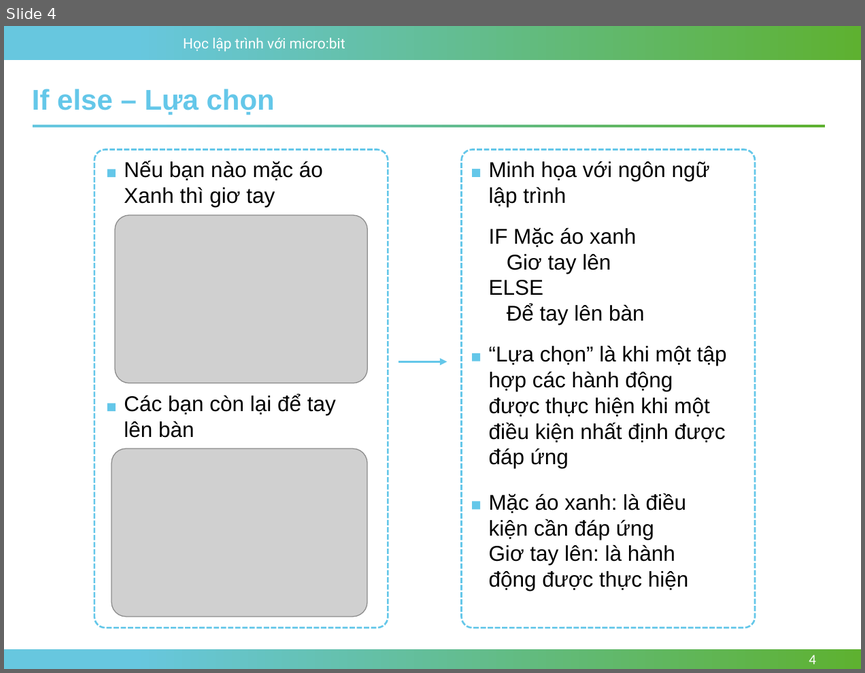
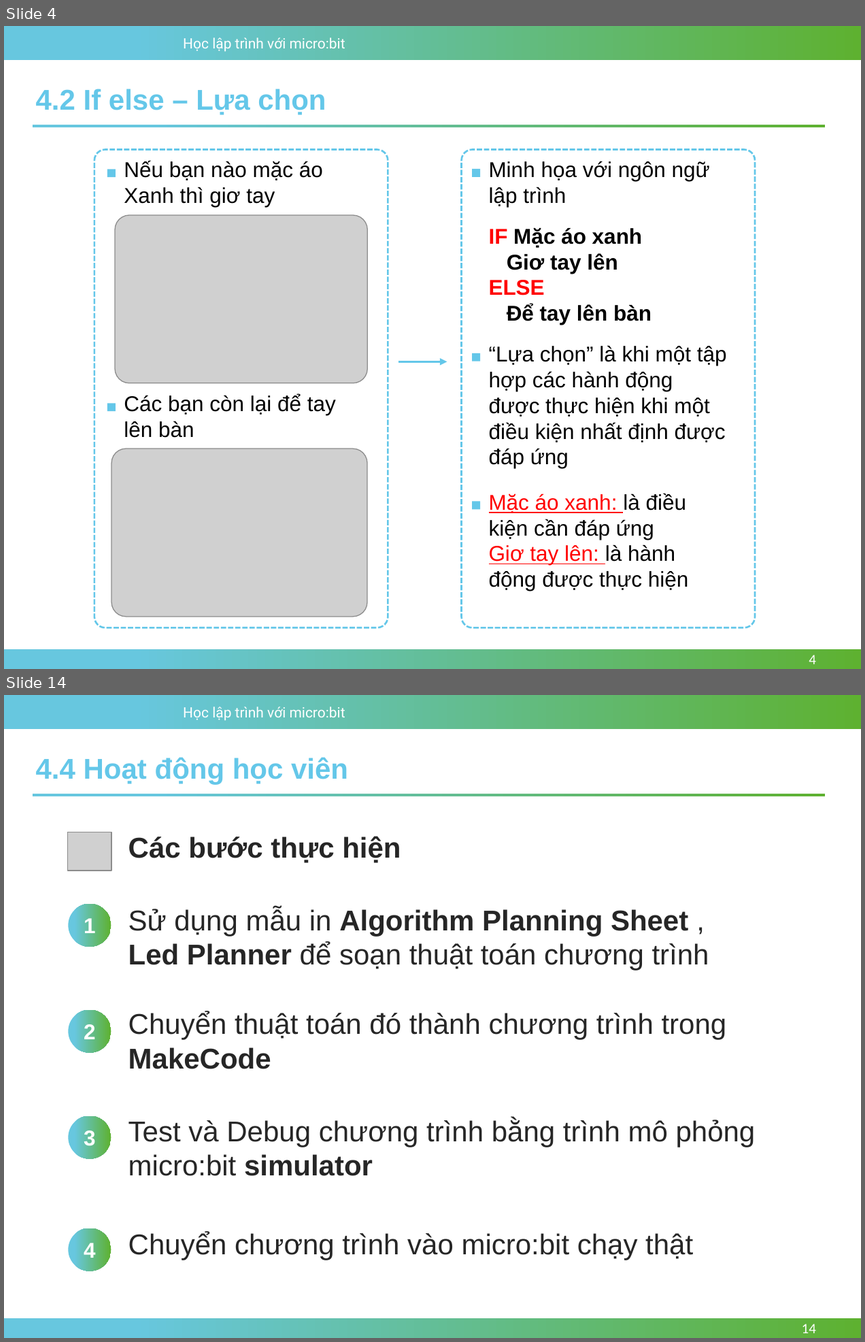
Before and after one commit to nhannn87dn/Learn-microbit, a slide deck: Lessions/Bai-04-Conditions-and-Logic/4.Conditional-and-Boolean.pptx. Shown one above the other, each under a label of ours: slide 4 before the commit, slides 4 and 14 after it; the slides between them are not shown. The pictures are 865x673 and 865x1342 pixels, drawn with LibreOffice and Linux fonts; fonts in the diff are those of the drawing; grey boxes stand for pictures; background and template pictures are left out. Boxes give left, top, right and bottom in pixels: in the first picture for what was removed or moved away, otherwise in the second. Text is boxed around its words. In the diff, an @@ line names an element or a change of style, - is before the commit and + after.

```diff
--- a/Lessions/Bai-04-Conditions-and-Logic/4.Conditional-and-Boolean.pptx
+++ b/Lessions/Bai-04-Conditions-and-Logic/4.Conditional-and-Boolean.pptx
@@ slide 14 added at box(4, 695, 861, 1338), background #FFFFFF; not listed: 3 template elements that a slide beside it also shows @@
@@ text added at box(36, 757, 348, 784), 24 pt, text #64C7E9, bold @@
+4.4 Hoạt động học viên
@@ rectangle added at box(33, 794, 825, 796), fill gradient #67C7DF to #5EB130 @@
@@ picture added at box(67, 832, 111, 870) @@
@@ text added at box(128, 836, 400, 863), 24 pt, text #262626, bold @@
+Các bước thực hiện
@@ ellipse added at box(68, 904, 111, 947), fill gradient #67C7DF to #5EB130, 18 pt, text #FFFFFF, bold @@
+1
@@ text added at box(128, 907, 709, 970), 24 pt, text #262626 @@
+Sử dụng mẫu in Algorithm Planning Sheet , Led Planner để soạn thuật toán chương trình
@@ ellipse added at box(68, 1009, 111, 1052), fill gradient #67C7DF to #5EB130, 18 pt, text #FFFFFF, bold @@
+2
@@ text added at box(128, 1011, 727, 1069), 24 pt, text #262626 @@
+Chuyển thuật toán đó thành chương trình trong MakeCode
@@ ellipse added at box(68, 1116, 111, 1159), fill gradient #67C7DF to #5EB130, 18 pt, text #FFFFFF, bold @@
+3
@@ text added at box(128, 1118, 755, 1176), 24 pt, text #262626 @@
+Test và Debug chương trình bằng trình mô phỏng micro:bit simulator
@@ ellipse added at box(68, 1228, 111, 1271), fill gradient #67C7DF to #5EB130, 18 pt, text #FFFFFF, bold @@
+4
@@ text added at box(128, 1232, 693, 1260), 24 pt, text #262626 @@
+Chuyển chương trình vào micro:bit chạy thật
@@ page number added at box(802, 1323, 816, 1333), 12 pt, text #FFFFFF @@
+14
@@ slide 4 changed as well @@
@@ text at box(36, 89, 326, 115): text changed @@
-If else – Lựa chọn
+4.2 If else – Lựa chọn
@@ text "IF Mặc áo xanh" at box(489, 228, 651, 325): text colour #000000 to #FF0000 in "IF", "ELSE"; bold on @@
@@ text "Mặc áo xanh: là điều ..." at box(489, 492, 689, 590): text colour #000000 to #FF0000, underline on in "Mặc áo xanh:", "Giơ tay lên:" @@
```
Also in this commit, not shown: 2 other slides changed, 10 other slides added, 9 other files.
